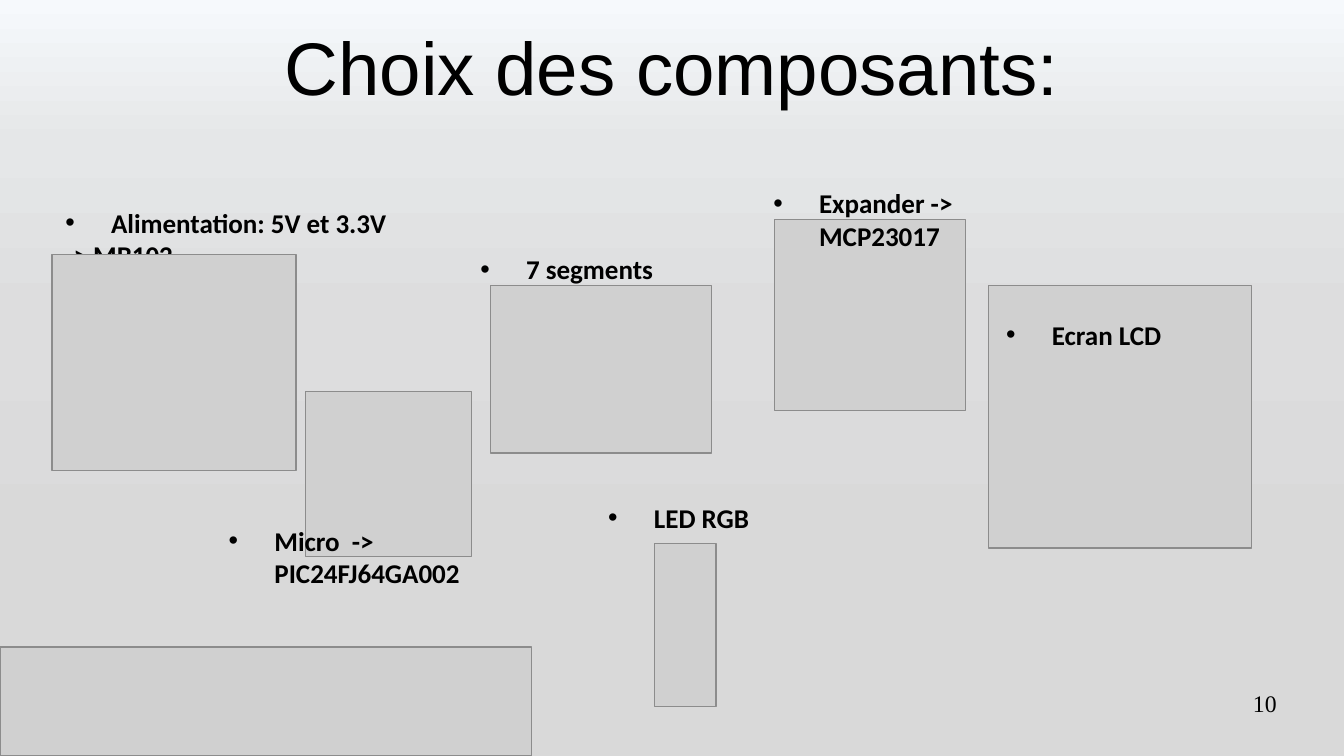
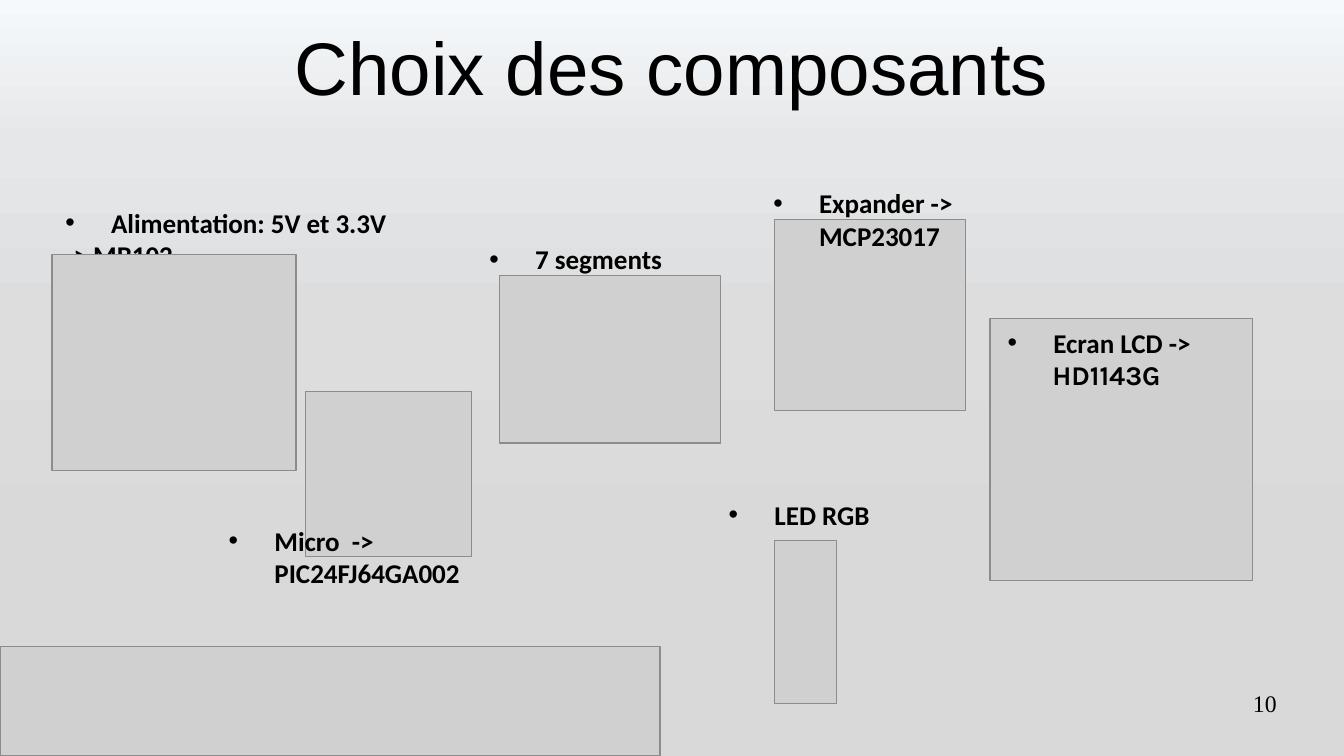
Before and after one commit to romain327/machine-turing, a slide deck: slide 10 of presentation/Presentation Machine de Turing.pptx. Drawn at 1344x756 pixels with LibreOffice and Linux fonts; fonts in the diff are those of the drawing; grey boxes stand for pictures. Boxes give left, top, right and bottom in pixels: in the first picture for what was removed or moved away, otherwise in the second. Text is boxed around its words. In the diff, an @@ line names an element or a change of style, - is before the commit and + after.

```diff
--- a/presentation/Presentation Machine de Turing.pptx
+++ b/presentation/Presentation Machine de Turing.pptx
@@ title at [295, 41, 1049, 109]: text changed @@
-Choix des composants:
+Choix des composants
@@ text "7 segments": place and size @@
-text "7 segments" at [526, 261, 653, 286]
+text "7 segments" at [535, 251, 662, 276]
@@ picture: place and size @@
-picture at [490, 285, 711, 452]
+picture at [499, 276, 720, 443]
@@ picture: place and size @@
-picture at [989, 285, 1251, 548]
+picture at [990, 318, 1253, 581]
@@ text at [1052, 335, 1162, 386]: text changed @@
-• Ecran LCD
+• Ecran LCD ->
+HD1143G
@@ text "LED RGB": place and size @@
-text "LED RGB" at [654, 510, 749, 528]
+text "LED RGB" at [774, 507, 869, 525]
@@ picture: place and size @@
-picture at [655, 544, 717, 707]
+picture at [776, 540, 838, 704]
@@ picture added at [0, 646, 660, 756] @@
```
Also in this commit, not shown: 10 other slides changed, 47 other files.
